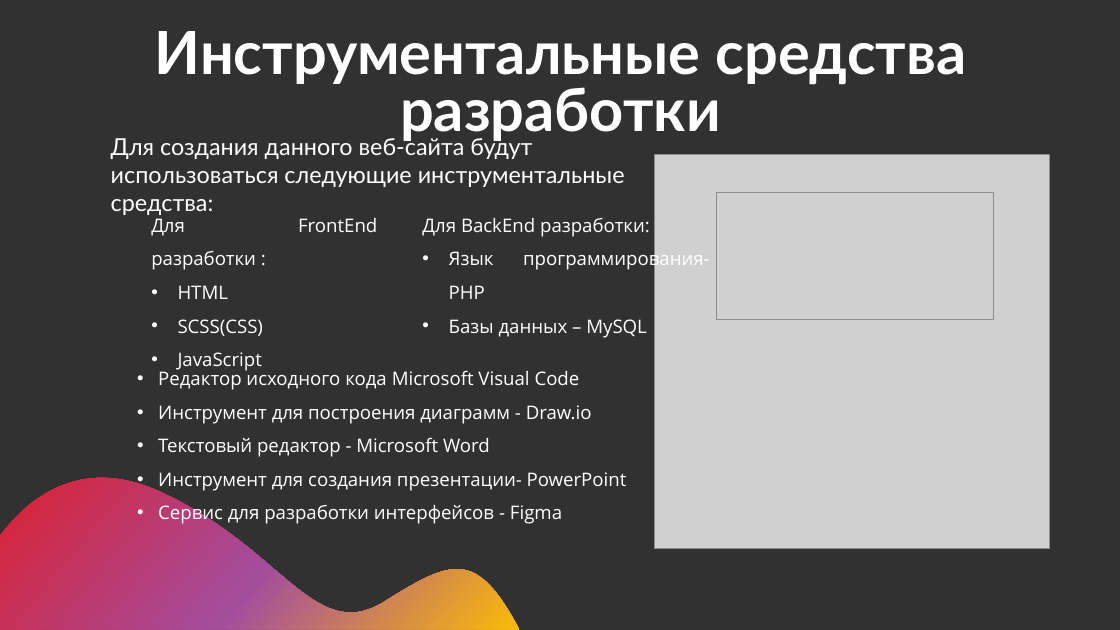
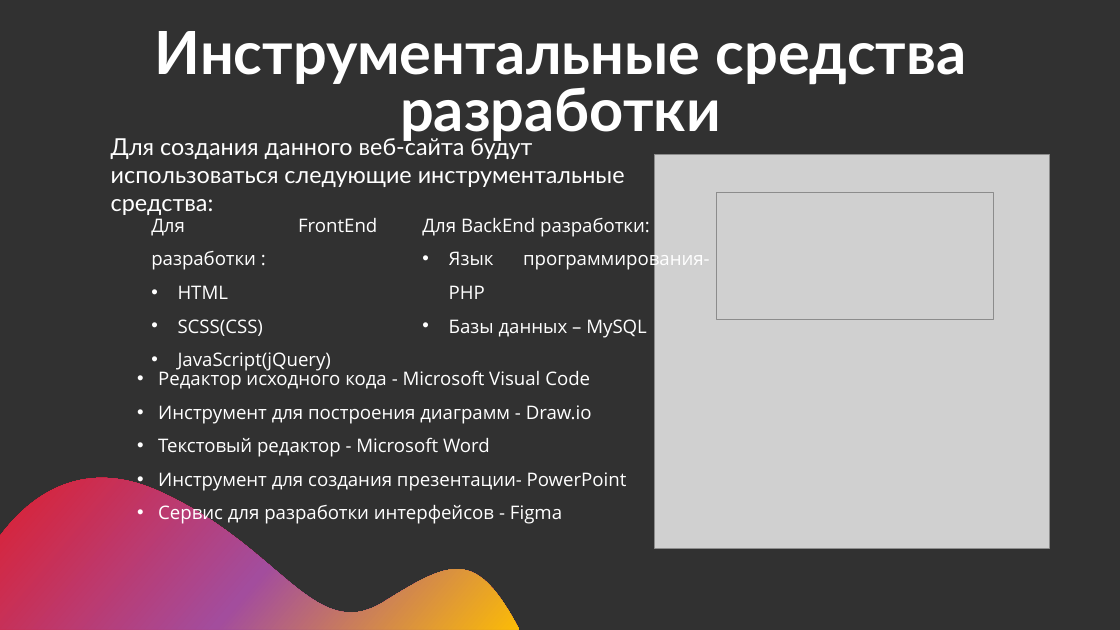
Before and after one commit to Alex424M/High-Tower, a slide deck: slide 4 of PZ/Morozov.pptx. Drawn at 1120x630 pixels with LibreOffice and Linux fonts; fonts in the diff are those of the drawing; grey boxes stand for pictures. Boxes give left, top, right and bottom in pixels: in the first picture for what was removed or moved away, otherwise in the second. Text is boxed around its words. In the diff, an @@ line names an element or a change of style, - is before the commit and + after.

```diff
--- a/PZ/Morozov.pptx
+++ b/PZ/Morozov.pptx
@@ text at box(178, 352, 331, 371): text changed @@
-• JavaScript
+• JavaScript(jQuery)
@@ text at box(158, 368, 590, 390): text changed @@
-• Редактор исходного кода Microsoft Visual Code
+• Редактор исходного кода - Microsoft Visual Code
```
Also in this commit, not shown: 4 other slides changed, 1 other file.
